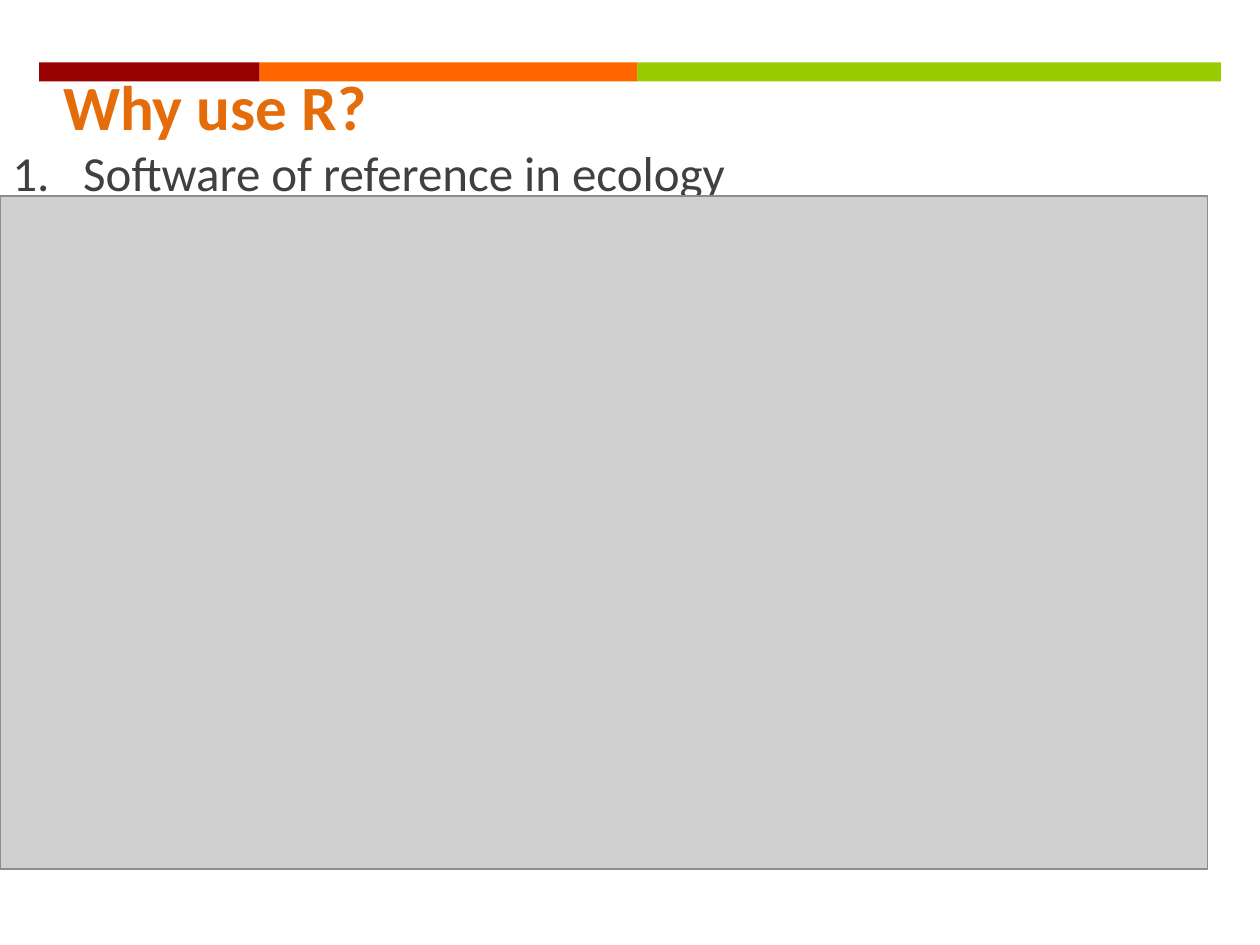
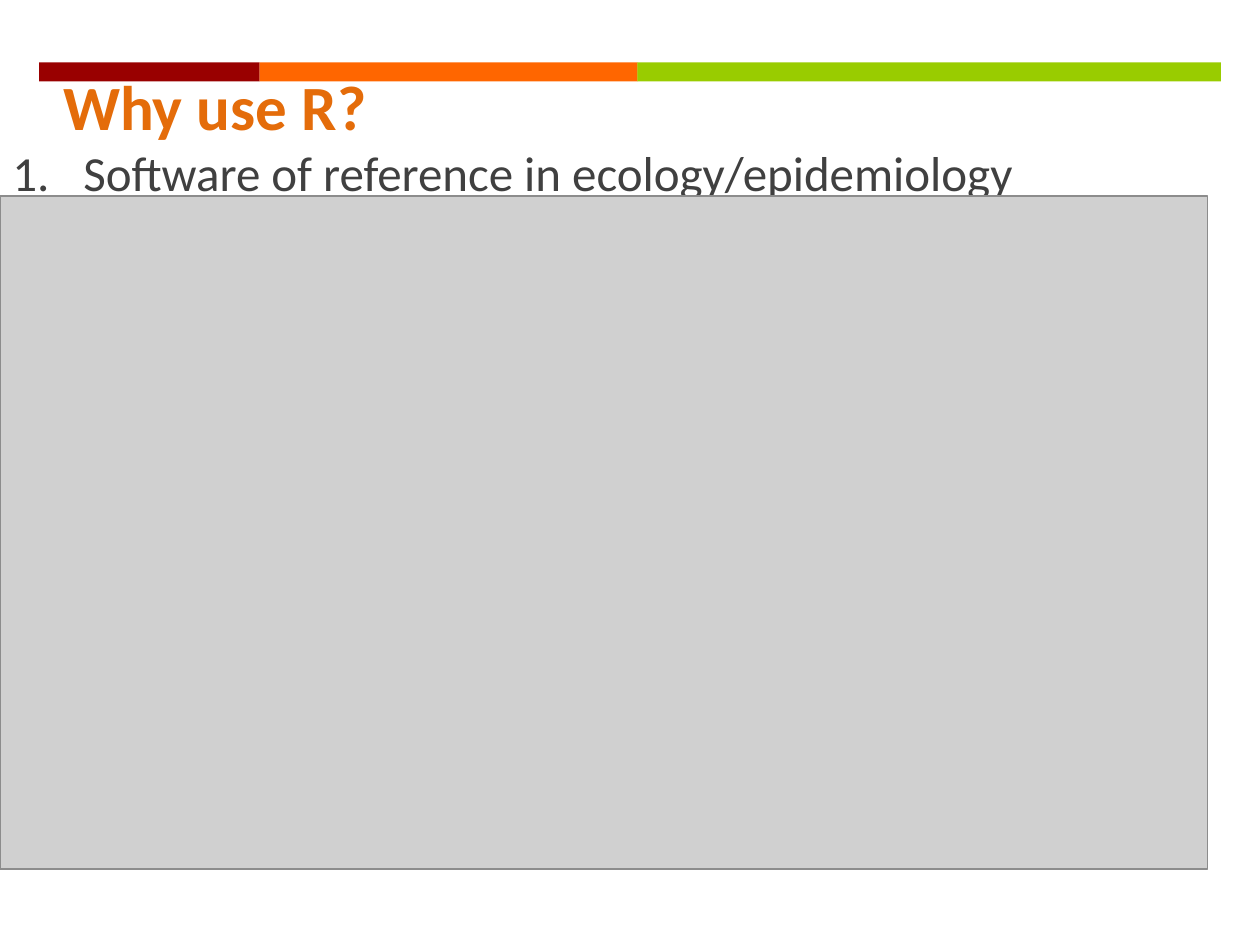
Before and after one commit to fidyras/MoH_course_2021, a slide deck: slide 11 of presentations/Day1_Rbasics.pptx. Drawn at 1260x945 pixels with LibreOffice and Linux fonts; fonts in the diff are those of the drawing; grey boxes stand for pictures. Boxes give left, top, right and bottom in pixels: in the first picture for what was removed or moved away, otherwise in the second. Text is boxed around its words. In the diff, an @@ line names an element or a change of style, - is before the commit and + after.

```diff
--- a/presentations/Day1_Rbasics.pptx
+++ b/presentations/Day1_Rbasics.pptx
@@ text at [83,157,1012,203]: text changed @@
-1. Software of reference in ecology
+1. Software of reference in ecology/epidemiology
```
Also in this commit, not shown: 1 other slide changed, 2 slides added, 2 slides removed, 11 other files.
